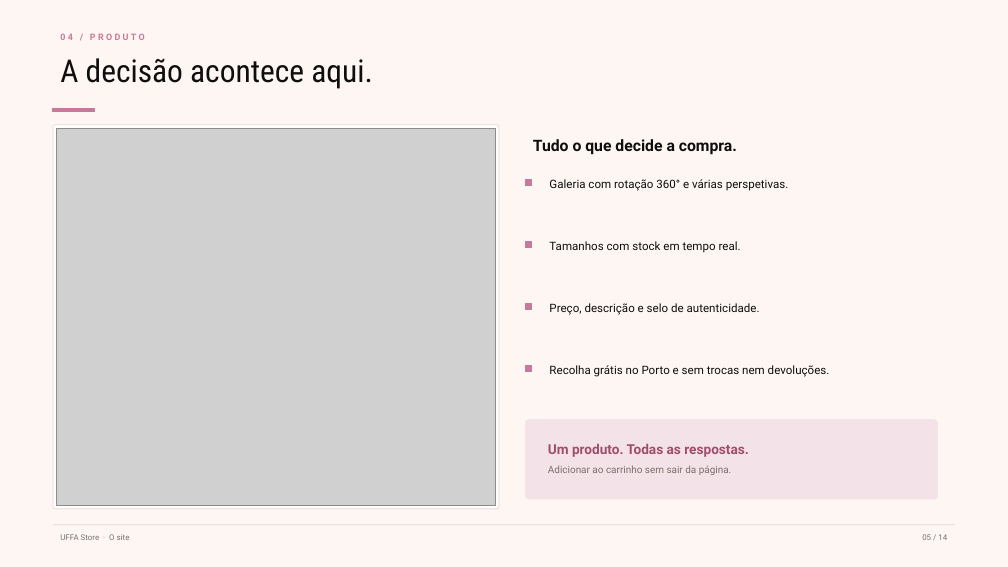
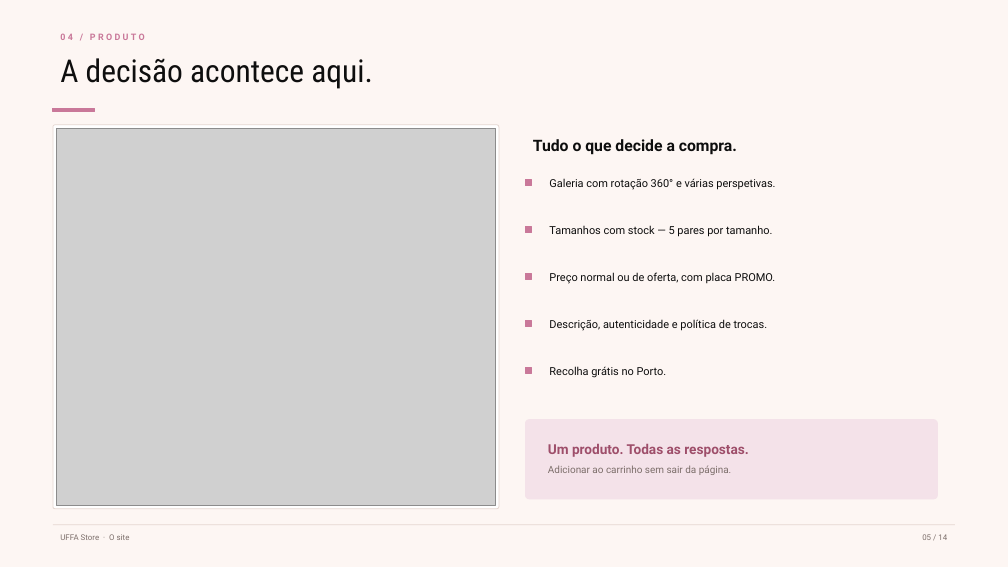
Before and after one commit to jrfdutra/uffastore, a slide deck: slide 5 of docs/apresentacao-site-uffa.pptx. Drawn at 1008x567 pixels with LibreOffice and Linux fonts; fonts in the diff are those of the drawing; grey boxes stand for pictures. Boxes give left, top, right and bottom in pixels: in the first picture for what was removed or moved away, otherwise in the second. Text is boxed around its words. In the diff, an @@ line names an element or a change of style, - is before the commit and + after.

```diff
--- a/docs/apresentacao-site-uffa.pptx
+++ b/docs/apresentacao-site-uffa.pptx
@@ text "Galeria com rotação 360° e ..." at (x1=549, y1=178, x2=775, y2=190): size 11 to 10.5 pt @@
@@ rectangle moved from (x1=526, y1=242, x2=532, y2=248) to (x1=526, y1=227, x2=532, y2=233) @@
@@ text at (x1=549, y1=225, x2=772, y2=237): text changed; size 11 to 10.5 pt @@
-Tamanhos com stock em tempo real.
+Tamanhos com stock — 5 pares por tamanho.
@@ rectangle moved from (x1=526, y1=304, x2=532, y2=310) to (x1=526, y1=274, x2=532, y2=280) @@
@@ text at (x1=549, y1=272, x2=776, y2=284): text changed; size 11 to 10.5 pt @@
-Preço, descrição e selo de autenticidade.
+Preço normal ou de oferta, com placa PROMO.
@@ rectangle moved from (x1=526, y1=366, x2=532, y2=372) to (x1=526, y1=321, x2=532, y2=327) @@
@@ text at (x1=549, y1=319, x2=768, y2=331): text changed; size 11 to 10.5 pt @@
-Recolha grátis no Porto e sem trocas nem devoluções.
+Descrição, autenticidade e política de trocas.
@@ rectangle added at (x1=526, y1=368, x2=532, y2=374), fill #C97899, outline #C97899 1 pt @@
@@ text added at (x1=549, y1=366, x2=667, y2=378), 10.5 pt, text #0E0E0E @@
+Recolha grátis no Porto.
```
Also in this commit, not shown: 4 other slides changed, 12 other files.
